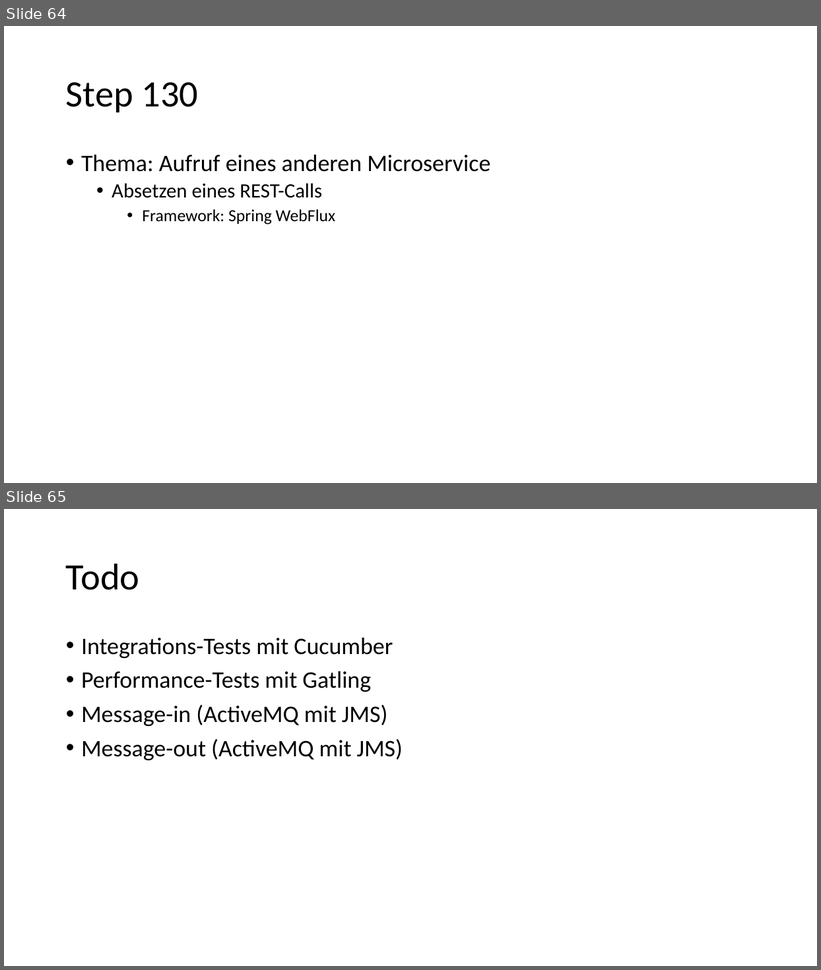
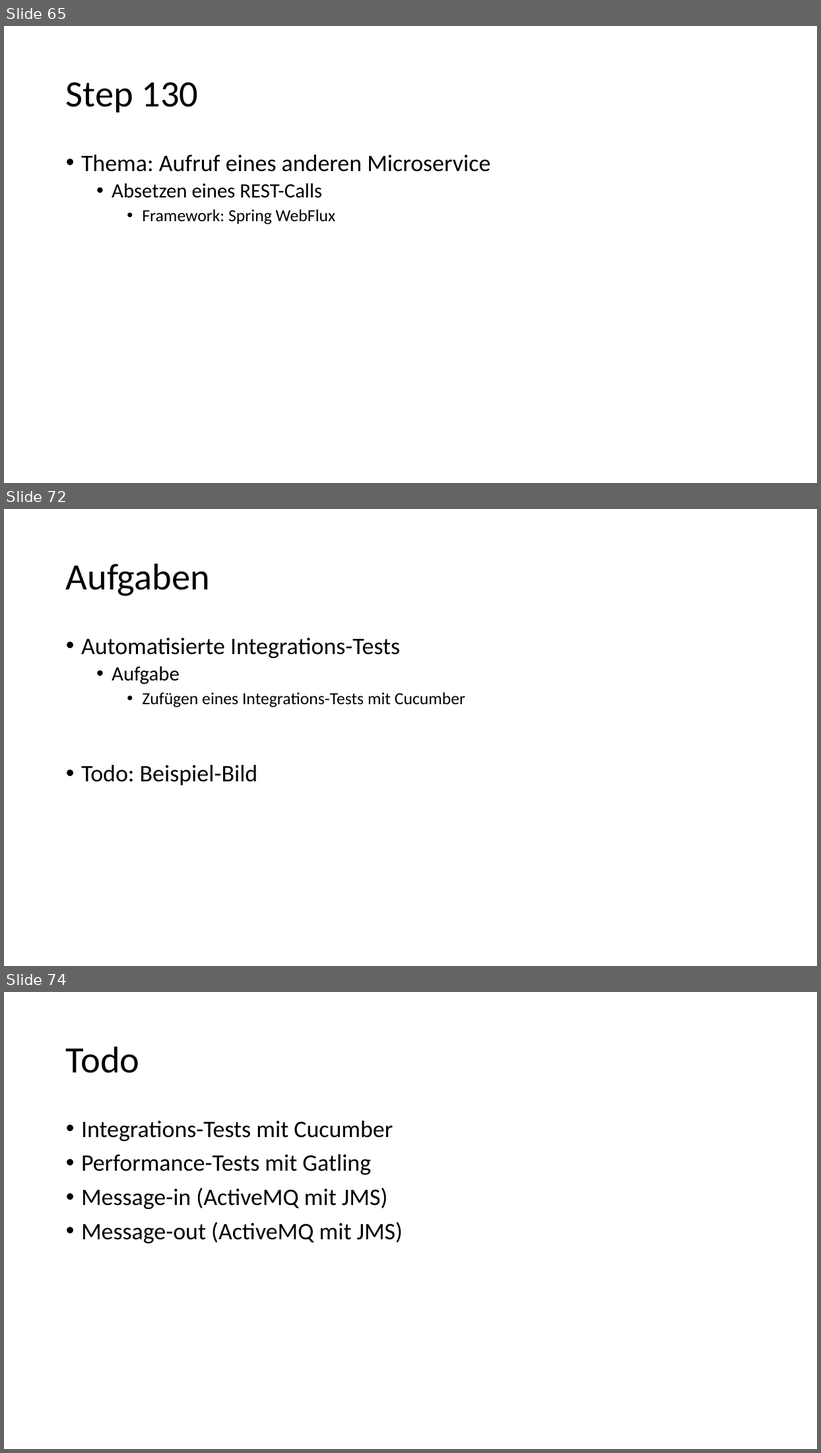
Before and after one commit to igeldo/PR4-SoSe23, a slide deck: Java-Starter.pptx. Shown one above the other, each under a label of ours: slides 64 and 65 before the commit, slides 65, 72 and 74 after it; the slides between them are not shown. The pictures are 821x970 and 821x1453 pixels, drawn with LibreOffice and Linux fonts; fonts in the diff are those of the drawing. Boxes give left, top, right and bottom in pixels: in the first picture for what was removed or moved away, otherwise in the second. Text is boxed around its words. In the diff, an @@ line names an element or a change of style, - is before the commit and + after.

```diff
--- a/Java-Starter.pptx
+++ b/Java-Starter.pptx
@@ slide 72 added at (x1=4, y1=509, x2=817, y2=966), background #FFFFFF @@
@@ title added at (x1=66, y1=563, x2=210, y2=596), 44 pt, text #000000 @@
+Aufgaben
@@ text added at (x1=81, y1=638, x2=465, y2=786), 28 pt, text #000000 @@
+• Automatisierte Integrations-Tests
+  • Aufgabe
+    • Zufügen eines Integrations-Tests mit Cucumber
+• Todo: Beispiel-Bild
@@ what was slide 64 is now slide 65 @@
@@ what was slide 65 is now slide 74 @@
```
Also in this commit, not shown: 2 slides changed, 8 other slides added.
